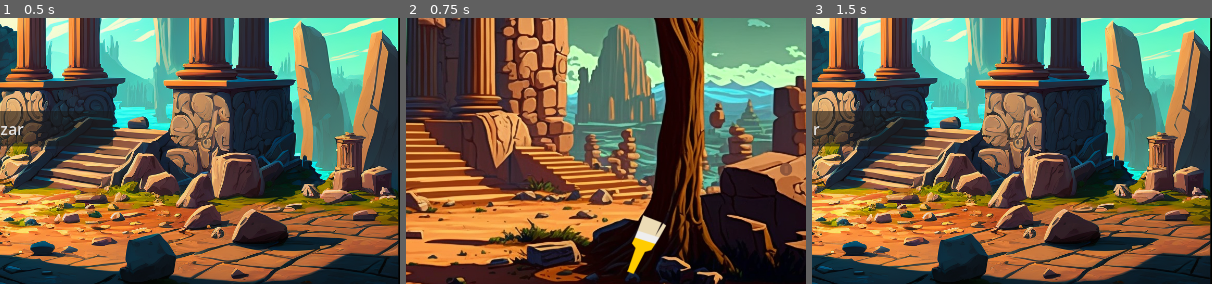
Above: before the commit, frames 1-3 (left to right).
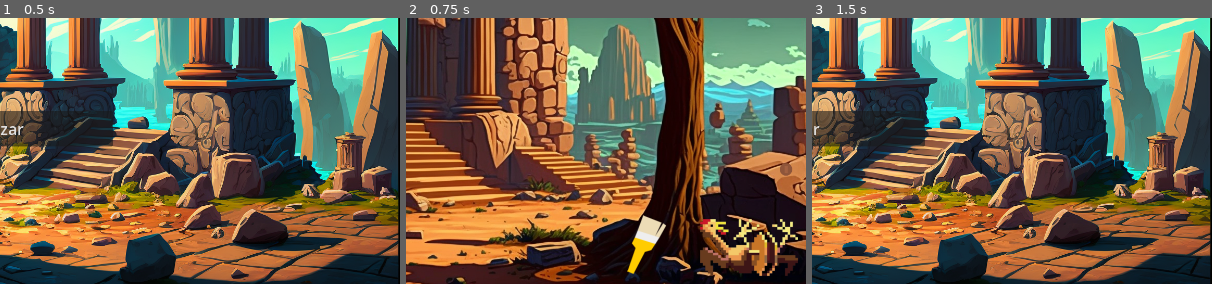
Above: after the commit, the same moments.

Repository: abeaumont/ff33
Game: Godot game, scene res://scenes/start_screen.tscn
Two runs of this game, one before a commit and one after it. Both use one fixed random seed, a clock stepped at 60 frames per second and the inputs below.
Inputs (mouse positions are % of the whole screen's width and height, from its top left):
- Up to frame 1 (0.5 s): no input
- Up to frame 2 (0.75 s): click "Empezar" at 0.5 s
- Up to frame 3 (1.5 s): tap Enter at 1.25 s; move the mouse to (25, 87) at 1.27 s; hold W from 1.28 s (still down); tap I at 1.35 s; click (25, 87) at 1.42 s
The pictures show only the part of the screen within x 50-100%, y 50-99%; the shares and areas given below are measured in that part.

Frame 1 is identical in both runs. In frame 2, 3.0% of the frame differs, in the area x 73-98%, y 75-97%; in frame 3, nothing differs.
Error in both runs: Invalid assignment of property or key 'text' with value of type 'String' on a base object of type 'null instance'. (res://scenes/win.gd:14)

Commit message:
Rubber chicken with a pole in the middle

Diff:
--- a/scenes/item.tscn
+++ b/scenes/item.tscn
@@ -3,7 +3,7 @@
 [ext_resource type="Script" uid="uid://cg0nd75fcj0ly" path="res://scenes/item.gd" id="1_s8enn"]
 
 [sub_resource type="RectangleShape2D" id="RectangleShape2D_s8enn"]
-size = Vector2(119, 154)
+size = Vector2(126.5, 154)
 
 [node name="Item" type="Area2D"]
 script = ExtResource("1_s8enn")
--- a/scenes/level1.tscn
+++ b/scenes/level1.tscn
@@ -14,6 +14,7 @@
 [ext_resource type="Texture2D" uid="uid://pdxgpbvpiuat" path="res://assets/objects/Colored/genericItem_color_102.png" id="12_2ku1j"]
 [ext_resource type="Texture2D" uid="uid://bmkyn6el7u3yw" path="res://assets/objects/Colored/gafabegitxo.png" id="13_f31uk"]
 [ext_resource type="AudioStream" uid="uid://d2623mblj6qnc" path="res://assets/music/Interior Birdecorator Decorate.ogg" id="14_gnai3"]
+[ext_resource type="Texture2D" uid="uid://b5dqcdgd316sy" path="res://assets/objects/Colored/pollo.png" id="14_i8kv5"]
 
 [sub_resource type="LabelSettings" id="LabelSettings_bbk5w"]
 font_size = 50
@@ -132,6 +133,17 @@
 [node name="CollisionShape2D" parent="Glasses" index="1"]
 position = Vector2(90, 788)
 
+[node name="RubberChickenWithPoleInTheMiddle" parent="." instance=ExtResource("5_6sh32")]
+position = Vector2(231, 34)
+description = "Es un pollo de goma con una polea en el medio"
+metadata/_edit_group_ = true
+
+[node name="Sprite2D" parent="RubberChickenWithPoleInTheMiddle" index="0"]
+texture = ExtResource("14_i8kv5")
+
+[node name="CollisionShape2D" parent="RubberChickenWithPoleInTheMiddle" index="1"]
+position = Vector2(1190, 914)
+
 [node name="AudioStreamPlayer2D" type="AudioStreamPlayer2D" parent="."]
 stream = ExtResource("14_gnai3")
 autoplay = true
@@ -156,6 +168,7 @@
 [connection signal="open_actions_menu" from="Cofre" to="." method="_on_open_actions_menu"]
 [connection signal="open_actions_menu" from="Glasses" to="." method="_on_open_actions_menu"]
 [connection signal="open_actions_menu" from="SoftSand" to="." method="_on_open_actions_menu"]
+[connection signal="open_actions_menu" from="RubberChickenWithPoleInTheMiddle" to="." method="_on_open_actions_menu"]
 
 [editable path="ActionsMenu"]
 [editable path="Shovel"]
@@ -166,3 +179,4 @@
 [editable path="Cofre"]
 [editable path="Glasses"]
 [editable path="SoftSand"]
+[editable path="RubberChickenWithPoleInTheMiddle"]
--- a/scenes/start_screen.tscn
+++ b/scenes/start_screen.tscn
@@ -64,6 +64,7 @@
 color = Color(0.247059, 0.247059, 0.247059, 0.686275)
 
 [node name="Label" type="Label" parent="ColorRect"]
+layout_mode = 0
 offset_right = 1067.0
 offset_bottom = 55.0
 theme_override_font_sizes/font_size = 23
--- a/scenes/win.tscn
+++ b/scenes/win.tscn
@@ -73,6 +73,7 @@
 color = Color(0.247059, 0.247059, 0.247059, 0.686275)
 
 [node name="Label" type="Label" parent="ColorRect"]
+layout_mode = 0
 offset_right = 1000.0
 offset_bottom = 55.0
 theme_override_font_sizes/font_size = 23
Binary file added: assets/objects/Colored/pollo.png
Not shown: 1 places in scenes/level1.tscn that only renumber resources
